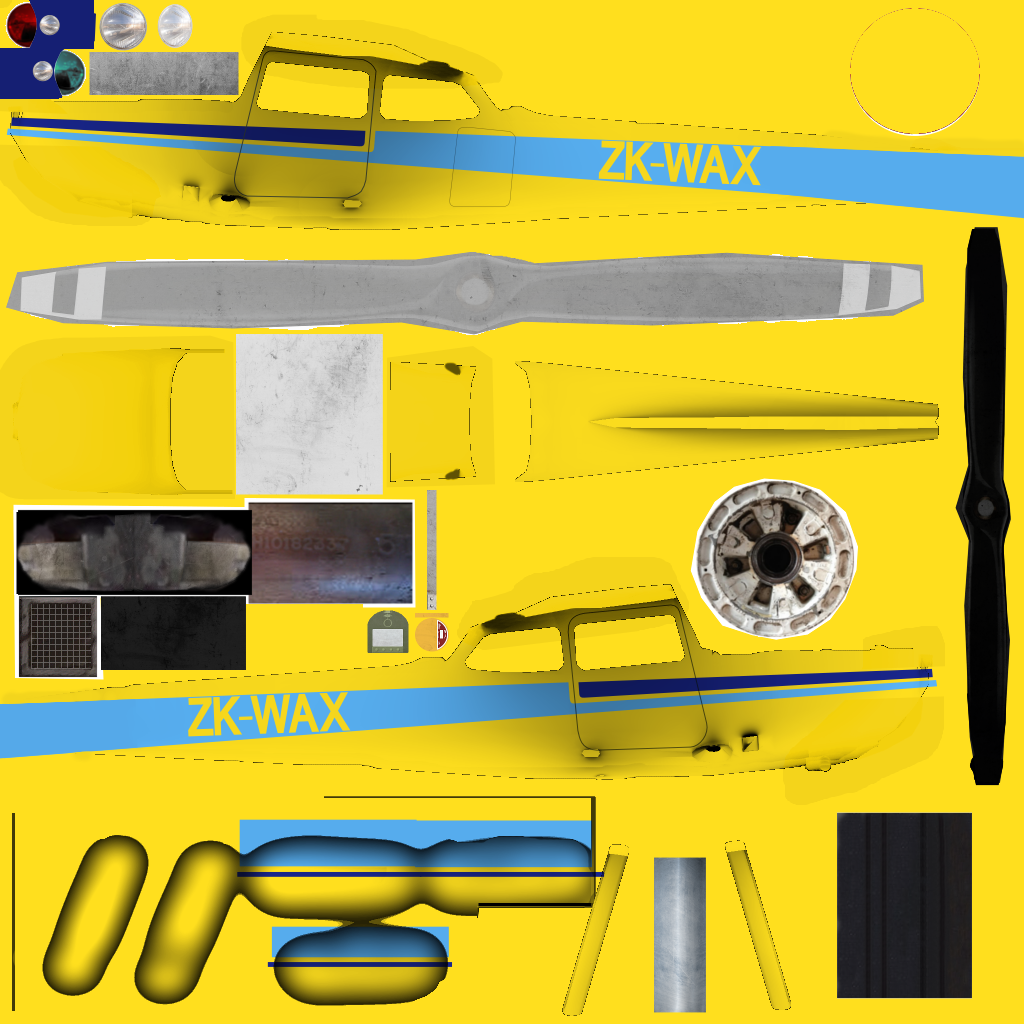
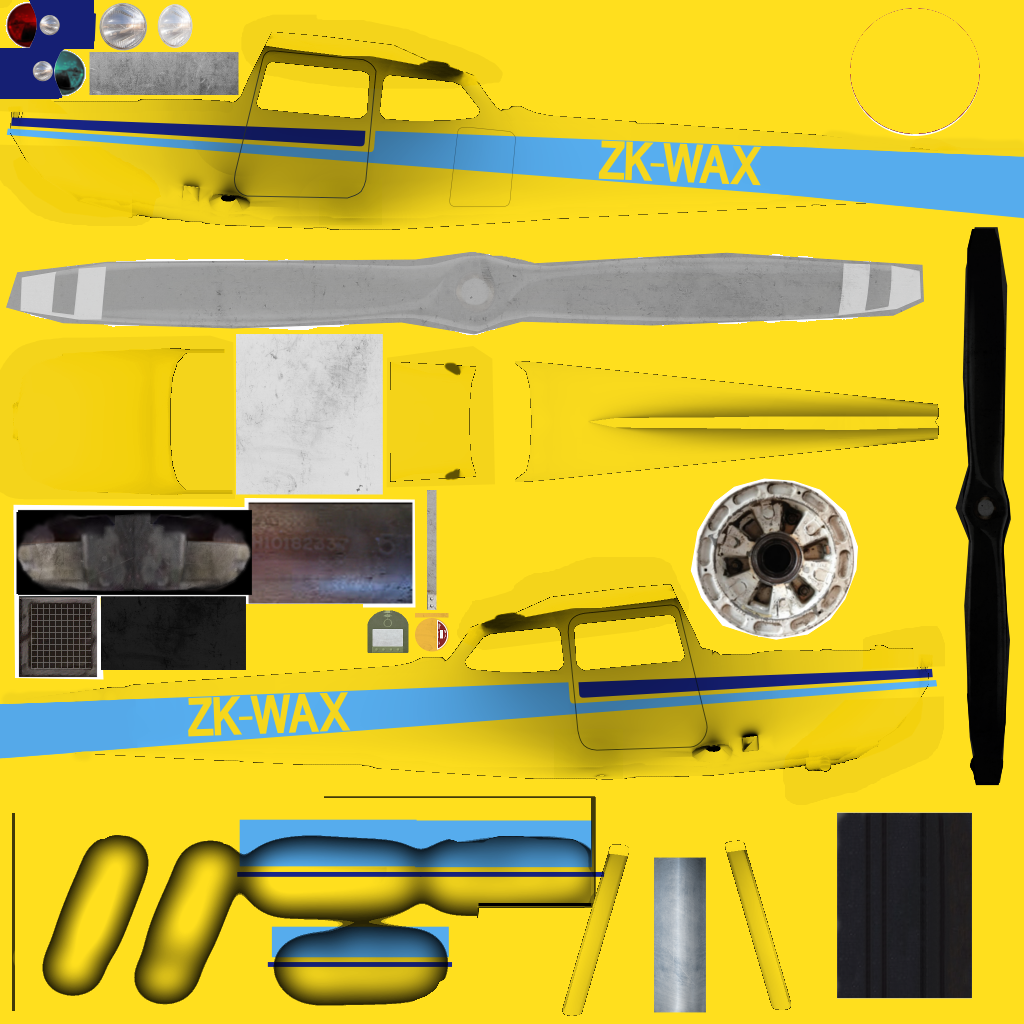
Before/after of a 1024x1024 layered artwork. What changed in the layer stack:
added layer "Clipboard #7" above "Clipboard #6" over [319, 180, 623, 779]
